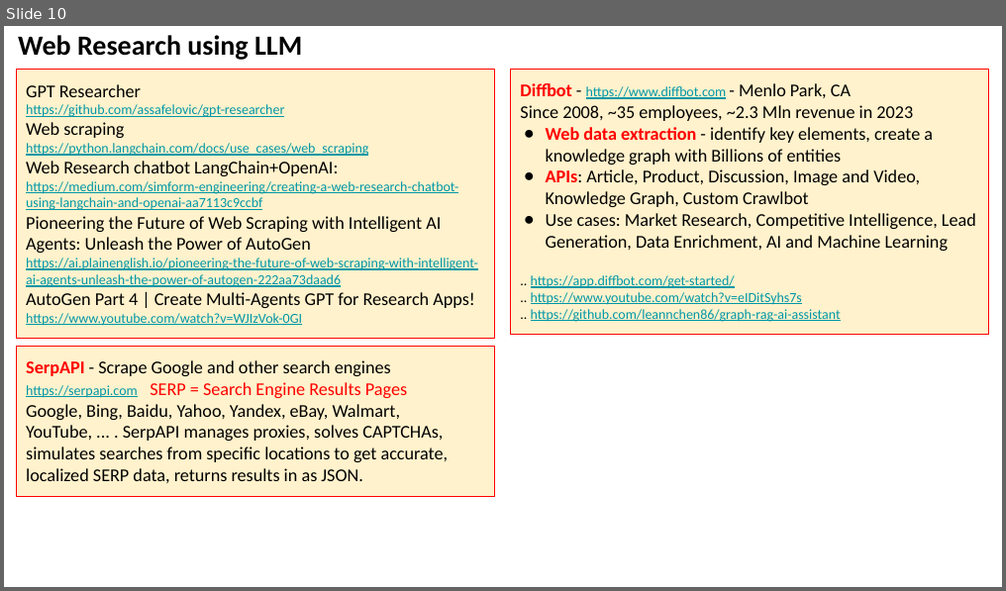
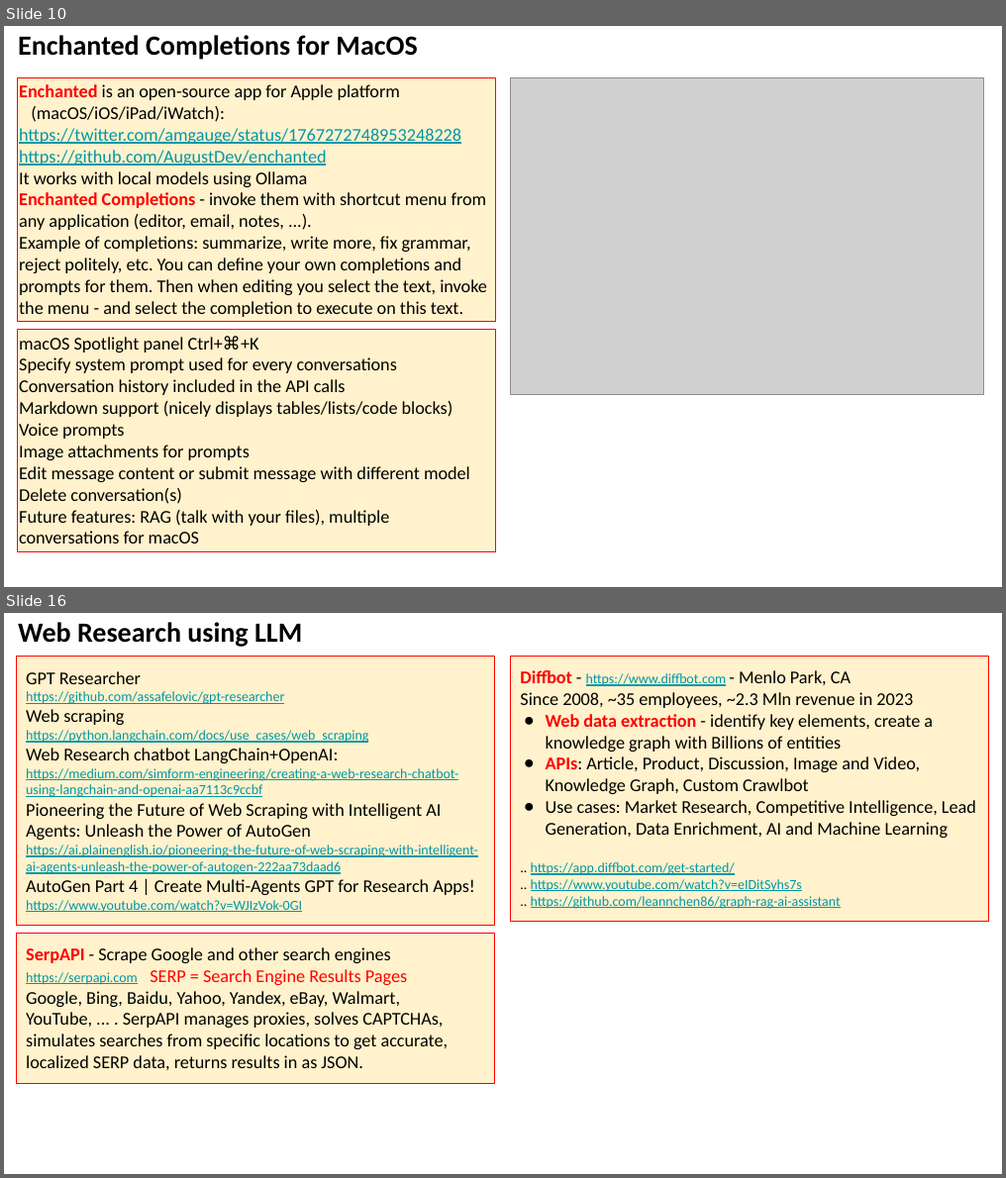
Before and after one commit to lselector/seminar, a slide deck: 2024/2024-03-15-AI-Updates.pptx. Shown one above the other, each under a label of ours: slide 10 before the commit, slides 10 and 16 after it; the slides between them are not shown. The pictures are 1006x591 and 1006x1178 pixels, drawn with LibreOffice and Linux fonts; fonts in the diff are those of the drawing; grey boxes stand for pictures. Boxes give left, top, right and bottom in pixels: in the first picture for what was removed or moved away, otherwise in the second. Text is boxed around its words. In the diff, an @@ line names an element or a change of style, - is before the commit and + after.

```diff
--- a/2024/2024-03-15-AI-Updates.pptx
+++ b/2024/2024-03-15-AI-Updates.pptx
@@ slide 10 added at (4,26,1002,587), background #FFFFFF @@
@@ text added at (18,35,417,60), 20 pt, text #000000, bold @@
+Enchanted Completions for MacOS
@@ rectangle added at (17,77,495,322), fill #FFF2CC, outline #FF0000 0.75 pt, 13 pt, text #000000 @@
+Enchanted is an open-source app for Apple platform
+(macOS/iOS/iPad/iWatch):
+https://twitter.com/amgauge/status/1767272748953248228
+https://github.com/AugustDev/enchanted
+It works with local models using Ollama
+Enchanted Completions - invoke them with shortcut menu from any application (editor, email, notes, ...).
+Example of completions: summarize, write more, fix grammar, reject politely, etc. You can define your own completions and prompts for them. Then when editing you select the text, invoke the menu - and select the completion to execute on this text.
@@ picture added at (510,77,983,394) @@
@@ rectangle added at (17,329,495,552), fill #FFF2CC, outline #FF0000 0.75 pt, 13 pt, text #000000 @@
+macOS Spotlight panel Ctrl+⌘+K
+Specify system prompt used for every conversations
+Conversation history included in the API calls
+Markdown support (nicely displays tables/lists/code blocks)
+Voice prompts
+Image attachments for prompts
+Edit message content or submit message with different model
+Delete conversation(s)
+Future features: RAG (talk with your files), multiple conversations for macOS
@@ what was slide 10 is now slide 16 @@
```
Also in this commit, not shown: 9 slides changed, 8 other slides added, 1 slide removed.
